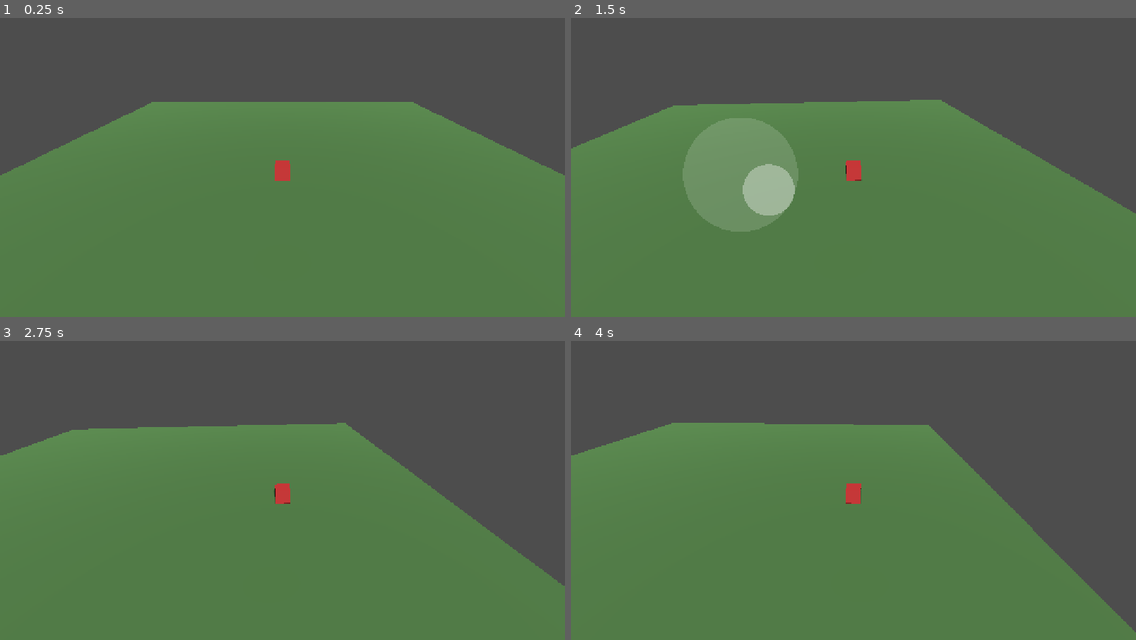
Above: before the commit, frames 1-4 (two rows, left to right).
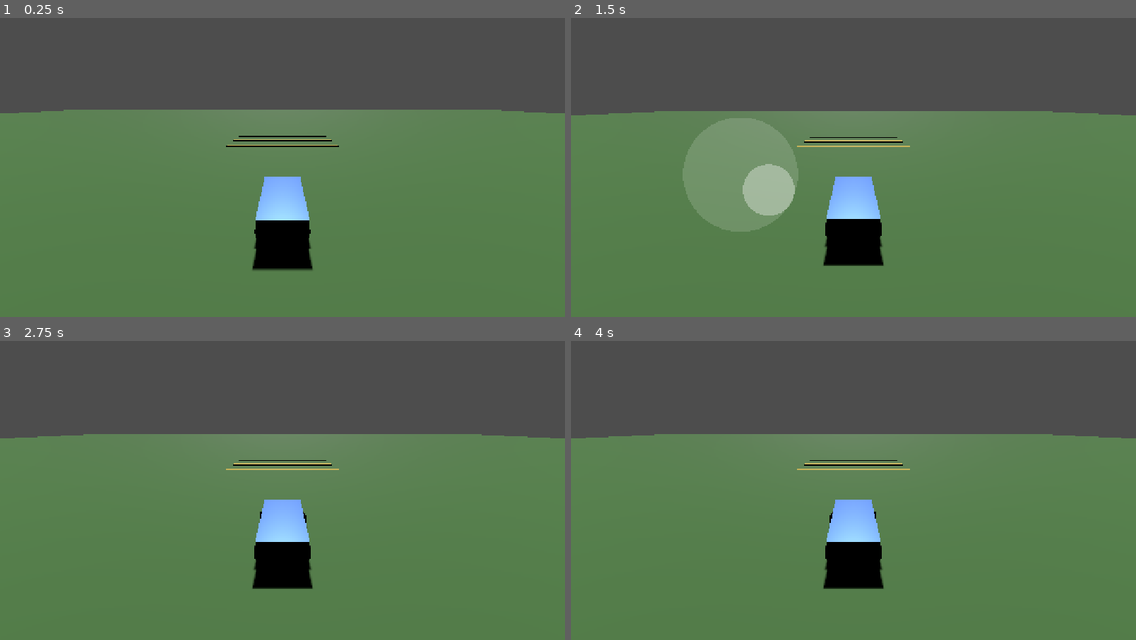
Above: after the commit, the same moments.

Repository: mihaelaradu1005-source/RacerMobile
Game: Godot game, scene res://scenes/world.tscn
Two runs of this game, one before a commit and one after it. Both use one fixed random seed, a clock stepped at 60 frames per second and the inputs below.
Inputs (mouse positions are in pixels of both pictures, inside the frame that each line leads up to):
- Up to frame 1 (0.25 s): no input
- Up to frame 2 (1.5 s): move the mouse to (977, 143) at 0.52 s; hold D (move_right) 0.53-1.25 s; click (977, 143) at 0.67 s; drag from (740, 173) to (825, 221) at 1.27 s
- Up to frame 3 (2.75 s): move the mouse to (339, 412) at 2.02 s; hold D (move_right) from 2.03 s (still down)
- Up to frame 4 (4 s): release D (move_right) at 2.75 s; drag from (825, 544) to (684, 433) at 2.77 s; move the mouse to (1023, 529) at 3.52 s; hold A (move_left) from 3.53 s (still down)

The runs differ from the first frame. In frame 1, 9.7% of the frame differs, in the area x 0-100%, y 28-85%; in frame 2, 11%; in frame 3, 14%; in frame 4, 17%, in the area x 0-100%, y 27-98%.

Commit message:
feat: Phase 2 — raycast vehicle (VehicleBody3D) with chase camera
- Add car.tscn: VehicleBody3D chassis + 4 VehicleWheel3D (front steering,
  rear traction) with @export spring/damper suspension params
- Add car.gd: throttle/brake/steering from keyboard + touch joystick,
  with intuitive gas-vs-brake based on travel direction
- Verified VehicleBody3D works under Jolt Physics via headless self-test
  (tests/vehicle_test.*): stable on 4 wheels, drives forward, steers right
  on right input; fixed drive and steering signs from test results
- Rewrite camera_follow.gd as a proper chase cam (stays behind, follows yaw)
- world.tscn: replace cube with car, enlarge ground, add bump strip so
  suspension is visible on uneven ground
- Docs: PROGRESS updated to Phase 2

Co-Authored-By: Claude Opus 4.8 <noreply@anthropic.com>

Diff:
--- /dev/null
+++ b/scenes/car.tscn
@@ -0,0 +1,103 @@
+[gd_scene load_steps=6 format=3 uid="uid://b2car0phase2vh"]
+
+[ext_resource type="Script" path="res://scripts/car.gd" id="1_car"]
+
+[sub_resource type="StandardMaterial3D" id="BodyMat"]
+albedo_color = Color(0.2, 0.45, 0.85, 1)
+roughness = 0.4
+metallic = 0.3
+
+[sub_resource type="BoxMesh" id="ChassisMesh"]
+material = SubResource("BodyMat")
+size = Vector3(1.8, 0.6, 4)
+
+[sub_resource type="BoxShape3D" id="ChassisShape"]
+size = Vector3(1.8, 0.6, 3.6)
+
+[sub_resource type="StandardMaterial3D" id="WheelMat"]
+albedo_color = Color(0.08, 0.08, 0.08, 1)
+roughness = 0.8
+
+[sub_resource type="CylinderMesh" id="WheelMesh"]
+material = SubResource("WheelMat")
+top_radius = 0.35
+bottom_radius = 0.35
+height = 0.25
+
+[node name="Car" type="VehicleBody3D"]
+mass = 800.0
+script = ExtResource("1_car")
+
+[node name="Chassis" type="MeshInstance3D" parent="."]
+mesh = SubResource("ChassisMesh")
+
+[node name="Collision" type="CollisionShape3D" parent="."]
+shape = SubResource("ChassisShape")
+
+[node name="WheelFL" type="VehicleWheel3D" parent="."]
+transform = Transform3D(1, 0, 0, 0, 1, 0, 0, 0, 1, -0.85, -0.25, 1.35)
+use_as_traction = false
+use_as_steering = true
+wheel_radius = 0.35
+wheel_rest_length = 0.25
+wheel_friction_slip = 3.5
+suspension_travel = 0.3
+suspension_stiffness = 30.0
+suspension_max_force = 8000.0
+damping_compression = 4.0
+damping_relaxation = 5.0
+
+[node name="MeshFL" type="MeshInstance3D" parent="WheelFL"]
+transform = Transform3D(0, 1, 0, -1, 0, 0, 0, 0, 1, 0, 0, 0)
+mesh = SubResource("WheelMesh")
+
+[node name="WheelFR" type="VehicleWheel3D" parent="."]
+transform = Transform3D(1, 0, 0, 0, 1, 0, 0, 0, 1, 0.85, -0.25, 1.35)
+use_as_traction = false
+use_as_steering = true
+wheel_radius = 0.35
+wheel_rest_length = 0.25
+wheel_friction_slip = 3.5
+suspension_travel = 0.3
+suspension_stiffness = 30.0
+suspension_max_force = 8000.0
+damping_compression = 4.0
+damping_relaxation = 5.0
+
+[node name="MeshFR" type="MeshInstance3D" parent="WheelFR"]
+transform = Transform3D(0, 1, 0, -1, 0, 0, 0, 0, 1, 0, 0, 0)
+mesh = SubResource("WheelMesh")
+
+[node name="WheelRL" type="VehicleWheel3D" parent="."]
+transform = Transform3D(1, 0, 0, 0, 1, 0, 0, 0, 1, -0.85, -0.25, -1.35)
+use_as_traction = true
+use_as_steering = false
+wheel_radius = 0.35
+wheel_rest_length = 0.25
+wheel_friction_slip = 3.5
+suspension_travel = 0.3
+suspension_stiffness = 30.0
+suspension_max_force = 8000.0
+damping_compression = 4.0
+damping_relaxation = 5.0
+
+[node name="MeshRL" type="MeshInstance3D" parent="WheelRL"]
+transform = Transform3D(0, 1, 0, -1, 0, 0, 0, 0, 1, 0, 0, 0)
+mesh = SubResource("WheelMesh")
+
+[node name="WheelRR" type="VehicleWheel3D" parent="."]
+transform = Transform3D(1, 0, 0, 0, 1, 0, 0, 0, 1, 0.85, -0.25, -1.35)
+use_as_traction = true
+use_as_steering = false
+wheel_radius = 0.35
+wheel_rest_length = 0.25
+wheel_friction_slip = 3.5
+suspension_travel = 0.3
+suspension_stiffness = 30.0
+suspension_max_force = 8000.0
+damping_compression = 4.0
+damping_relaxation = 5.0
+
+[node name="MeshRR" type="MeshInstance3D" parent="WheelRR"]
+transform = Transform3D(0, 1, 0, -1, 0, 0, 0, 0, 1, 0, 0, 0)
+mesh = SubResource("WheelMesh")
--- a/scenes/world.tscn
+++ b/scenes/world.tscn
@@ -1,8 +1,8 @@
 [gd_scene load_steps=10 format=3 uid="uid://cfb1r12fte3xg"]
 
-[ext_resource type="Script" path="res://scripts/player.gd" id="1_player"]
-[ext_resource type="Script" path="res://scripts/camera_follow.gd" id="2_camera"]
-[ext_resource type="Script" path="res://scripts/virtual_joystick.gd" id="3_joystick"]
+[ext_resource type="Script" path="res://scripts/camera_follow.gd" id="1_camera"]
+[ext_resource type="Script" path="res://scripts/virtual_joystick.gd" id="2_joystick"]
+[ext_resource type="PackedScene" path="res://scenes/car.tscn" id="3_car"]
 
 [sub_resource type="StandardMaterial3D" id="GroundMat"]
 albedo_color = Color(0.35, 0.55, 0.3, 1)
@@ -10,19 +10,21 @@
 
 [sub_resource type="PlaneMesh" id="GroundPlane"]
 material = SubResource("GroundMat")
-size = Vector2(40, 40)
+size = Vector2(200, 200)
 
 [sub_resource type="BoxShape3D" id="GroundBox"]
-size = Vector3(40, 0.2, 40)
+size = Vector3(200, 0.2, 200)
 
-[sub_resource type="StandardMaterial3D" id="PlayerMat"]
-albedo_color = Color(0.9, 0.25, 0.25, 1)
-roughness = 0.5
+[sub_resource type="StandardMaterial3D" id="BumpMat"]
+albedo_color = Color(0.85, 0.75, 0.1, 1)
+roughness = 0.7
 
-[sub_resource type="BoxMesh" id="PlayerBox"]
-material = SubResource("PlayerMat")
+[sub_resource type="BoxMesh" id="BumpMesh"]
+material = SubResource("BumpMat")
+size = Vector3(12, 0.18, 0.6)
 
-[sub_resource type="BoxShape3D" id="PlayerShape"]
+[sub_resource type="BoxShape3D" id="BumpShape"]
+size = Vector3(12, 0.18, 0.6)
 
 [node name="World" type="Node3D"]
 
@@ -39,20 +41,39 @@
 transform = Transform3D(1, 0, 0, 0, 1, 0, 0, 0, 1, 0, -0.1, 0)
 shape = SubResource("GroundBox")
 
-[node name="Player" type="CharacterBody3D" parent="."]
-transform = Transform3D(1, 0, 0, 0, 1, 0, 0, 0, 1, 0, 0.5, 0)
-script = ExtResource("1_player")
+[node name="Bumps" type="StaticBody3D" parent="."]
 
-[node name="PlayerMesh" type="MeshInstance3D" parent="Player"]
-mesh = SubResource("PlayerBox")
+[node name="Bump1Mesh" type="MeshInstance3D" parent="Bumps"]
+transform = Transform3D(1, 0, 0, 0, 1, 0, 0, 0, 1, 0, 0, 14)
+mesh = SubResource("BumpMesh")
 
-[node name="PlayerCollision" type="CollisionShape3D" parent="Player"]
-shape = SubResource("PlayerShape")
+[node name="Bump1Col" type="CollisionShape3D" parent="Bumps"]
+transform = Transform3D(1, 0, 0, 0, 1, 0, 0, 0, 1, 0, 0, 14)
+shape = SubResource("BumpShape")
+
+[node name="Bump2Mesh" type="MeshInstance3D" parent="Bumps"]
+transform = Transform3D(1, 0, 0, 0, 1, 0, 0, 0, 1, 0, 0, 17)
+mesh = SubResource("BumpMesh")
+
+[node name="Bump2Col" type="CollisionShape3D" parent="Bumps"]
+transform = Transform3D(1, 0, 0, 0, 1, 0, 0, 0, 1, 0, 0, 17)
+shape = SubResource("BumpShape")
+
+[node name="Bump3Mesh" type="MeshInstance3D" parent="Bumps"]
+transform = Transform3D(1, 0, 0, 0, 1, 0, 0, 0, 1, 0, 0, 20)
+mesh = SubResource("BumpMesh")
+
+[node name="Bump3Col" type="CollisionShape3D" parent="Bumps"]
+transform = Transform3D(1, 0, 0, 0, 1, 0, 0, 0, 1, 0, 0, 20)
+shape = SubResource("BumpShape")
+
+[node name="Car" parent="." instance=ExtResource("3_car")]
+transform = Transform3D(1, 0, 0, 0, 1, 0, 0, 0, 1, 0, 1, 0)
 
 [node name="Camera3D" type="Camera3D" parent="."]
 transform = Transform3D(1, 0, 0, 0, 0.832, 0.555, 0, -0.555, 0.832, 0, 8, 12)
-script = ExtResource("2_camera")
-target_path = NodePath("../Player")
+script = ExtResource("1_camera")
+target_path = NodePath("../Car")
 
 [node name="UI" type="CanvasLayer" parent="."]
 
--- a/scripts/camera_follow.gd
+++ b/scripts/camera_follow.gd
@@ -1,35 +1,55 @@
 extends Camera3D
 
-# Third-person follow camera.
-# Sits at a fixed offset behind/above the target and eases toward it every
-# frame so movement feels smooth instead of rigidly glued. Always looks at
-# the target. Frame-rate independent smoothing via exp() so it behaves the
-# same at 30 FPS (cheap phone) and 60 FPS (flagship).
+# Third-person chase camera.
+# Stays behind and above the target, swinging around as the target turns so you
+# always look where the car is heading. Uses only the target's yaw (heading),
+# ignoring suspension pitch/roll, so the view doesn't wobble on bumps. Smoothing
+# is frame-rate independent via exp(), so it feels the same at 30 and 60 FPS.
 
-## Node to follow (the player). Set in the scene.
+## Node to follow (the car or the cube). Set in the scene.
 @export var target_path: NodePath
 
-## Camera position relative to the target: up and behind (+Y up, +Z toward camera).
-@export var offset: Vector3 = Vector3(0.0, 8.0, 12.0)
+## How far behind the target the camera sits (metres).
+@export var back_distance: float = 8.0
 
-## Higher = snappier follow, lower = floatier. Units are 1/seconds.
+## How high above the target the camera sits (metres).
+@export var height: float = 4.0
+
+## How far ahead of the target the camera aims (metres).
+@export var look_ahead: float = 3.0
+
+## Aim height above the target's origin (metres).
+@export var look_height: float = 1.0
+
+## Position easing: higher = snappier, lower = floatier (1/seconds).
 @export var follow_speed: float = 6.0
-
-## Aim slightly above the target's feet so the cube isn't at the frame edge.
-@export var look_height: float = 1.0
 
 var _target: Node3D
 
 
 func _ready() -> void:
 	_target = get_node_or_null(target_path)
+	# Snap straight to the ideal spot on the first frame (no swoop-in from origin).
+	if _target != null:
+		var fwd := _flat_forward()
+		global_position = _target.global_position - fwd * back_distance + Vector3.UP * height
+		look_at(_target.global_position + fwd * look_ahead + Vector3.UP * look_height)
+
+
+# The target's heading (+Z is "forward"), flattened onto the ground plane.
+func _flat_forward() -> Vector3:
+	var fwd := _target.global_transform.basis.z
+	fwd.y = 0.0
+	if fwd.length() < 0.01:
+		return Vector3(0, 0, 1)
+	return fwd.normalized()
 
 
 func _physics_process(delta: float) -> void:
 	if _target == null:
 		return
-	var desired := _target.global_position + offset
-	# exp()-based lerp: frame-rate independent easing.
+	var fwd := _flat_forward()
+	var desired := _target.global_position - fwd * back_distance + Vector3.UP * height
 	var weight := 1.0 - exp(-follow_speed * delta)
 	global_position = global_position.lerp(desired, weight)
-	look_at(_target.global_position + Vector3.UP * look_height)
+	look_at(_target.global_position + fwd * look_ahead + Vector3.UP * look_height)
--- /dev/null
+++ b/scripts/car.gd
@@ -0,0 +1,64 @@
+extends VehicleBody3D
+
+# Phase 2 raycast vehicle.
+# Godot's VehicleBody3D drives 4 VehicleWheel3D children that raycast against
+# the ground and apply spring/damper suspension forces. This script only turns
+# input into engine force / brake / steering; the physics is handled by the
+# engine. Transmission and tire slip come in Phase 3.
+#
+# Input matches the rest of the game (keyboard + touch joystick):
+#   stick up   = accelerate, stick down = reverse/brake
+#   stick left/right = steer
+
+## Peak drive force applied to the traction wheels (Newtons-ish).
+@export var max_engine_force: float = 260.0
+
+## Brake force applied when reversing against forward motion.
+@export var max_brake_force: float = 40.0
+
+## Maximum steering angle in radians (~0.6 rad ≈ 35°).
+@export var max_steer_angle: float = 0.6
+
+## How fast the wheels turn toward the target steering angle (rad/s of input).
+@export var steer_speed: float = 4.0
+
+# The on-screen touch joystick, if present (found by group at runtime).
+var _joystick: Node = null
+
+
+func _ready() -> void:
+	_joystick = get_tree().get_first_node_in_group("joystick")
+
+
+func _get_input() -> Vector2:
+	# Combine keyboard and touch joystick, clamped so both together stay in range.
+	var input := Input.get_vector("move_left", "move_right", "move_forward", "move_back")
+	if _joystick != null and _joystick.output != Vector2.ZERO:
+		input = (input + _joystick.output).limit_length(1.0)
+	return input
+
+
+func _physics_process(delta: float) -> void:
+	var input := _get_input()
+
+	# Forward is "stick up", which is negative y in our convention.
+	var throttle := -input.y
+
+	# How fast are we already going along our own forward (+Z) axis?
+	# (Positive engine_force drives the car toward +Z, so that is "forward".)
+	var forward_speed := global_transform.basis.z.dot(linear_velocity)
+
+	# If the driver pushes opposite to current motion, treat it as braking;
+	# otherwise it's engine force. This gives a simple, intuitive gas/brake.
+	if throttle * forward_speed < -0.1:
+		engine_force = 0.0
+		brake = max_brake_force
+	else:
+		engine_force = throttle * max_engine_force
+		brake = 0.0
+
+	# Ease the steering toward the target angle so turns aren't instant.
+	# Positive steering turns the car toward +X (driver's right), so pushing the
+	# stick right (input.x > 0) maps straight through.
+	var target_steer := input.x * max_steer_angle
+	steering = move_toward(steering, target_steer, steer_speed * delta)
--- /dev/null
+++ b/tests/vehicle_test.gd
@@ -0,0 +1,41 @@
+extends Node
+
+# Headless self-test for the Phase 2 vehicle under the project's physics engine.
+# Applies steady engine force, then reports position, forward speed and how many
+# wheels touch the ground. Used to confirm VehicleBody3D actually drives with
+# Jolt Physics before building the rest of Phase 2. Run headless:
+#   godot --headless --quit-after 200 --path . tests/vehicle_test.tscn
+
+@export var car_path: NodePath
+
+var _car: VehicleBody3D
+var _frames: int = 0
+
+
+func _ready() -> void:
+	_car = get_node(car_path)
+
+
+func _physics_process(_delta: float) -> void:
+	_car.engine_force = 260.0     # full throttle
+	_frames += 1
+
+	# After a short run-up, steer with a POSITIVE steering value so we can read
+	# which way positive steering actually turns the car (driver's right = +X).
+	if _frames > 60:
+		_car.steering = 0.3
+
+	if _frames % 30 == 0:
+		var in_contact := 0
+		for child in _car.get_children():
+			if child is VehicleWheel3D and child.is_in_contact():
+				in_contact += 1
+		var fwd_speed := _car.global_transform.basis.z.dot(_car.linear_velocity)
+		var yaw_deg := rad_to_deg(_car.rotation.y)
+		print("frame=%d  x=%.2f  z=%.2f  fwd_speed=%.2f  yaw=%.1f  wheels=%d" % [
+			_frames, _car.global_position.x, _car.global_position.z, fwd_speed, yaw_deg, in_contact
+		])
+
+	if _frames >= 240:
+		print("SELFTEST DONE")
+		get_tree().quit()
--- /dev/null
+++ b/tests/vehicle_test.tscn
@@ -0,0 +1,29 @@
+[gd_scene load_steps=5 format=3 uid="uid://dvehicletest0ph2"]
+
+[ext_resource type="PackedScene" path="res://scenes/car.tscn" id="1_car"]
+[ext_resource type="Script" path="res://tests/vehicle_test.gd" id="2_test"]
+
+[sub_resource type="StandardMaterial3D" id="GroundMat"]
+albedo_color = Color(0.3, 0.3, 0.32, 1)
+roughness = 0.9
+
+[sub_resource type="BoxShape3D" id="GroundBox"]
+size = Vector3(200, 0.4, 200)
+
+[node name="VehicleTest" type="Node3D"]
+
+[node name="Sun" type="DirectionalLight3D" parent="."]
+transform = Transform3D(1, 0, 0, 0, 0.707, 0.707, 0, -0.707, 0.707, 0, 10, 0)
+
+[node name="Ground" type="StaticBody3D" parent="."]
+
+[node name="GroundCollision" type="CollisionShape3D" parent="Ground"]
+transform = Transform3D(1, 0, 0, 0, 1, 0, 0, 0, 1, 0, -0.2, 0)
+shape = SubResource("GroundBox")
+
+[node name="Car" parent="." instance=ExtResource("1_car")]
+transform = Transform3D(1, 0, 0, 0, 1, 0, 0, 0, 1, 0, 1, 0)
+
+[node name="Tester" type="Node" parent="."]
+script = ExtResource("2_test")
+car_path = NodePath("../Car")
Not shown: 1 places in scenes/world.tscn that only renumber resources
Not shown, added: scripts/camera_follow.gd.uid
Not shown, added: scripts/car.gd.uid
Not shown, added: scripts/virtual_joystick.gd.uid
Not shown, added: tests/vehicle_test.gd.uid
Not shown, changed: PROGRESS.md
